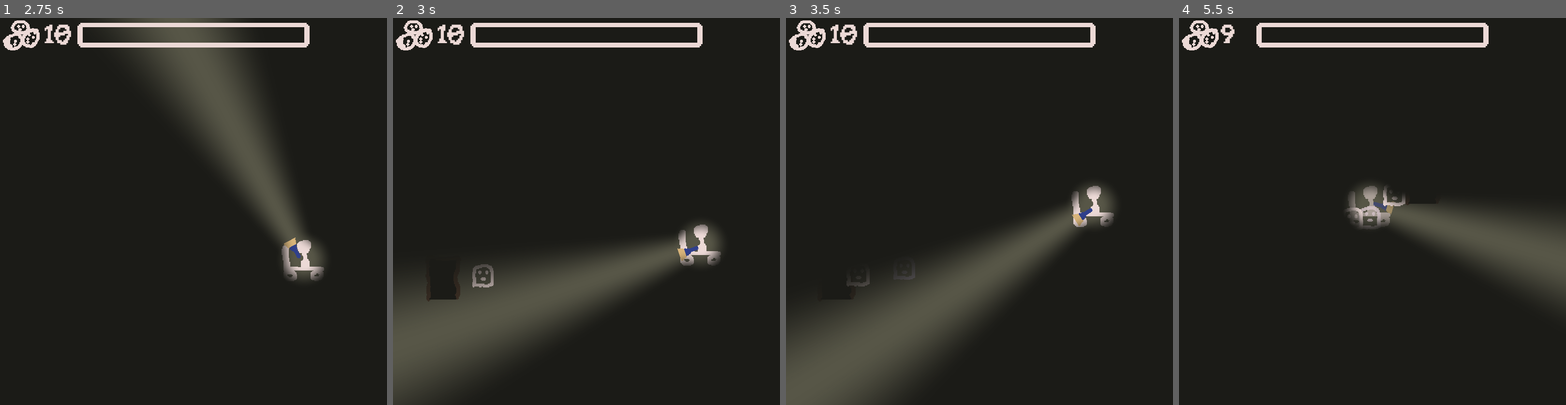
Above: before the commit, frames 1-4 (left to right).
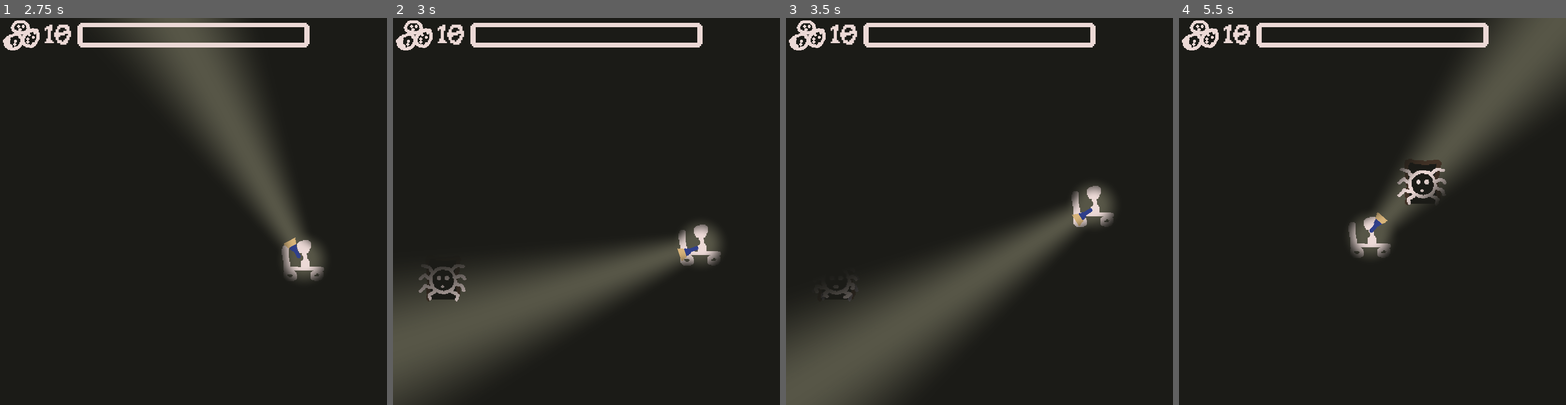
Above: after the commit, the same moments.

Repository: nolenroyalty/flashlight-survivors
Game: Godot game, scene res://Main.tscn
The game is run twice, just before and just after one commit, with the same random seed, the same clock (stepped at 60 frames per second) and the same inputs.
Inputs (mouse positions are in pixels of both pictures, inside the frame that each line leads up to):
- Up to frame 1 (2.75 s): tap Enter at 0.5 s; move the mouse to (278, 192) at 0.52 s; hold D (player_right) 0.53-1.28 s; move the mouse to (116, 230) at 1.27 s; hold S (player_down) 1.28-2.03 s; move the mouse to (232, 126) at 2.02 s; hold D (player_right) from 2.03 s (still down)
- Up to frame 2 (3 s): move the mouse to (567, 288) at 2.77 s; release D (player_right) at 2.78 s; hold W (player_up) from 2.78 s (still down)
- Up to frame 3 (3.5 s): keep holding W (player_up)
- Up to frame 4 (5.5 s): move the mouse to (1488, 269) at 3.52 s; release W (player_up) at 3.53 s; hold A (player_left) 3.53-5.03 s; tap Z (debug_spawn_door) at 4.15 s; move the mouse to (1256, 153) at 4.27 s; move the mouse to (1391, 211) at 5.02 s; hold S (player_down) from 5.03 s (still down)

Frame 1 is identical in both runs. In frame 2, 0.6% of the frame differs, in the area x 6-26%, y 63-74%; in frame 3, 0.2%; in frame 4, 17%, in the area x 10-100%, y 0-74%.

Commit message:
add rolling spider

Diff:
--- a/enemies/DefaultEnemy.tscn
+++ /dev/null
@@ -1,296 +0,0 @@
-[gd_scene load_steps=37 format=2]
-
-[ext_resource path="res://enemies/DefaultEnemy.gd" type="Script" id=1]
-[ext_resource path="res://Aseprite/ghost.png" type="Texture" id=2]
-[ext_resource path="res://Aseprite/spider.png" type="Texture" id=3]
-
-[sub_resource type="CircleShape2D" id=5]
-resource_local_to_scene = true
-
-[sub_resource type="Animation" id=3]
-length = 0.001
-tracks/0/type = "value"
-tracks/0/path = NodePath(".:scale")
-tracks/0/interp = 1
-tracks/0/loop_wrap = true
-tracks/0/imported = false
-tracks/0/enabled = true
-tracks/0/keys = {
-"times": PoolRealArray( 0 ),
-"transitions": PoolRealArray( 1 ),
-"update": 0,
-"values": [ Vector2( 1, 1 ) ]
-}
-tracks/1/type = "value"
-tracks/1/path = NodePath(".:modulate")
-tracks/1/interp = 1
-tracks/1/loop_wrap = true
-tracks/1/imported = false
-tracks/1/enabled = true
-tracks/1/keys = {
-"times": PoolRealArray( 0 ),
-"transitions": PoolRealArray( 1 ),
-"update": 0,
-"values": [ Color( 1, 1, 1, 1 ) ]
-}
-tracks/2/type = "value"
-tracks/2/path = NodePath(".:rotation_degrees")
-tracks/2/interp = 1
-tracks/2/loop_wrap = true
-tracks/2/imported = false
-tracks/2/enabled = true
-tracks/2/keys = {
-"times": PoolRealArray( 0 ),
-"transitions": PoolRealArray( 1 ),
-"update": 0,
-"values": [ 0.0 ]
-}
-
-[sub_resource type="Animation" id=2]
-resource_name = "damage"
-length = 0.75
-tracks/0/type = "value"
-tracks/0/path = NodePath(".:scale")
-tracks/0/interp = 2
-tracks/0/loop_wrap = true
-tracks/0/imported = false
-tracks/0/enabled = true
-tracks/0/keys = {
-"times": PoolRealArray( 0, 0.3, 0.6 ),
-"transitions": PoolRealArray( 1, 1, 1 ),
-"update": 0,
-"values": [ Vector2( 1, 1 ), Vector2( 1, 1 ), Vector2( 1, 1 ) ]
-}
-tracks/1/type = "value"
-tracks/1/path = NodePath(".:modulate")
-tracks/1/interp = 2
-tracks/1/loop_wrap = true
-tracks/1/imported = false
-tracks/1/enabled = true
-tracks/1/keys = {
-"times": PoolRealArray( 0, 0.4, 0.75 ),
-"transitions": PoolRealArray( 1, 1, 1 ),
-"update": 0,
-"values": [ Color( 1, 1, 1, 1 ), Color( 0.372549, 0.403922, 0.556863, 0.392157 ), Color( 1, 1, 1, 1 ) ]
-}
-
-[sub_resource type="Animation" id=4]
-resource_name = "die"
-length = 0.6
-tracks/0/type = "value"
-tracks/0/path = NodePath(".:rotation_degrees")
-tracks/0/interp = 1
-tracks/0/loop_wrap = true
-tracks/0/imported = false
-tracks/0/enabled = true
-tracks/0/keys = {
-"times": PoolRealArray( 0, 0.3 ),
-"transitions": PoolRealArray( 1, 1 ),
-"update": 0,
-"values": [ 0.0, 360.0 ]
-}
-tracks/1/type = "value"
-tracks/1/path = NodePath(".:scale")
-tracks/1/interp = 2
-tracks/1/loop_wrap = true
-tracks/1/imported = false
-tracks/1/enabled = true
-tracks/1/keys = {
-"times": PoolRealArray( 0, 0.6 ),
-"transitions": PoolRealArray( 1, 1 ),
-"update": 0,
-"values": [ Vector2( 1, 1 ), Vector2( 0.8, 0.8 ) ]
-}
-tracks/2/type = "value"
-tracks/2/path = NodePath(".:modulate")
-tracks/2/interp = 1
-tracks/2/loop_wrap = true
-tracks/2/imported = false
-tracks/2/enabled = true
-tracks/2/keys = {
-"times": PoolRealArray( 0, 0.6 ),
-"transitions": PoolRealArray( 1, 1 ),
-"update": 0,
-"values": [ Color( 1, 1, 1, 1 ), Color( 1, 1, 1, 0.392157 ) ]
-}
-
-[sub_resource type="Animation" id=8]
-resource_name = "spawn"
-length = 0.6
-tracks/0/type = "value"
-tracks/0/path = NodePath(".:scale")
-tracks/0/interp = 2
-tracks/0/loop_wrap = true
-tracks/0/imported = false
-tracks/0/enabled = true
-tracks/0/keys = {
-"times": PoolRealArray( 0, 0.3, 0.6 ),
-"transitions": PoolRealArray( 1, 1, 1 ),
-"update": 0,
-"values": [ Vector2( 0.1, 0.6 ), Vector2( 1.1, 1.05 ), Vector2( 1, 1 ) ]
-}
-
-[sub_resource type="CapsuleShape2D" id=23]
-radius = 14.0
-height = 4.0
-
-[sub_resource type="CapsuleShape2D" id=22]
-radius = 14.0
-height = 4.0
-
-[sub_resource type="AtlasTexture" id=14]
-atlas = ExtResource( 2 )
-region = Rect2( 128, 0, 32, 32 )
-
-[sub_resource type="AtlasTexture" id=15]
-atlas = ExtResource( 2 )
-region = Rect2( 160, 0, 32, 32 )
-
-[sub_resource type="AtlasTexture" id=16]
-atlas = ExtResource( 2 )
-region = Rect2( 192, 0, 32, 32 )
-
-[sub_resource type="AtlasTexture" id=17]
-atlas = ExtResource( 2 )
-region = Rect2( 224, 0, 32, 32 )
-
-[sub_resource type="AtlasTexture" id=18]
-atlas = ExtResource( 2 )
-region = Rect2( 256, 0, 32, 32 )
-
-[sub_resource type="AtlasTexture" id=19]
-atlas = ExtResource( 2 )
-region = Rect2( 288, 0, 32, 32 )
-
-[sub_resource type="AtlasTexture" id=20]
-atlas = ExtResource( 2 )
-region = Rect2( 320, 0, 32, 32 )
-
-[sub_resource type="AtlasTexture" id=21]
-atlas = ExtResource( 2 )
-region = Rect2( 352, 0, 32, 32 )
-
-[sub_resource type="AtlasTexture" id=24]
-atlas = ExtResource( 3 )
-region = Rect2( 512, 0, 64, 64 )
-
-[sub_resource type="AtlasTexture" id=25]
-atlas = ExtResource( 3 )
-region = Rect2( 448, 0, 64, 64 )
-
-[sub_resource type="AtlasTexture" id=26]
-atlas = ExtResource( 3 )
-region = Rect2( 384, 0, 64, 64 )
-
-[sub_resource type="AtlasTexture" id=27]
-atlas = ExtResource( 3 )
-region = Rect2( 320, 0, 64, 64 )
-
-[sub_resource type="AtlasTexture" id=28]
-atlas = ExtResource( 3 )
-region = Rect2( 256, 0, 64, 64 )
-
-[sub_resource type="AtlasTexture" id=29]
-atlas = ExtResource( 3 )
-region = Rect2( 0, 0, 64, 64 )
-
-[sub_resource type="AtlasTexture" id=30]
-atlas = ExtResource( 3 )
-region = Rect2( 64, 0, 64, 64 )
-
-[sub_resource type="AtlasTexture" id=31]
-atlas = ExtResource( 3 )
-region = Rect2( 128, 0, 64, 64 )
-
-[sub_resource type="AtlasTexture" id=32]
-atlas = ExtResource( 3 )
-region = Rect2( 192, 0, 64, 64 )
-
-[sub_resource type="AtlasTexture" id=33]
-atlas = ExtResource( 3 )
-region = Rect2( 256, 0, 64, 64 )
-
-[sub_resource type="AtlasTexture" id=34]
-atlas = ExtResource( 3 )
-region = Rect2( 320, 0, 64, 64 )
-
-[sub_resource type="AtlasTexture" id=35]
-atlas = ExtResource( 3 )
-region = Rect2( 384, 0, 64, 64 )
-
-[sub_resource type="AtlasTexture" id=36]
-atlas = ExtResource( 3 )
-region = Rect2( 448, 0, 64, 64 )
-
-[sub_resource type="AtlasTexture" id=37]
-atlas = ExtResource( 3 )
-region = Rect2( 512, 0, 64, 64 )
-
-[sub_resource type="AtlasTexture" id=9]
-atlas = ExtResource( 2 )
-region = Rect2( 0, 0, 32, 32 )
-
-[sub_resource type="AtlasTexture" id=10]
-atlas = ExtResource( 2 )
-region = Rect2( 32, 0, 32, 32 )
-
-[sub_resource type="AtlasTexture" id=11]
-atlas = ExtResource( 2 )
-region = Rect2( 64, 0, 32, 32 )
-
-[sub_resource type="SpriteFrames" id=13]
-animations = [ {
-"frames": [ SubResource( 14 ), SubResource( 15 ), SubResource( 16 ), SubResource( 17 ), SubResource( 18 ), SubResource( 19 ), SubResource( 20 ), SubResource( 21 ) ],
-"loop": true,
-"name": "die",
-"speed": 12.0
-}, {
-"frames": [ SubResource( 24 ), SubResource( 25 ), SubResource( 26 ), SubResource( 27 ), SubResource( 28 ) ],
-"loop": true,
-"name": "finish roll",
-"speed": 5.0
-}, {
-"frames": [ SubResource( 29 ), SubResource( 30 ), SubResource( 31 ), SubResource( 32 ), SubResource( 33 ), SubResource( 34 ), SubResource( 35 ), SubResource( 36 ), SubResource( 37 ) ],
-"loop": true,
-"name": "prepare-roll",
-"speed": 5.0
-}, {
-"frames": [ SubResource( 9 ), SubResource( 10 ), SubResource( 11 ) ],
-"loop": true,
-"name": "walk",
-"speed": 10.0
-} ]
-
-[node name="DefaultEnemy" type="KinematicBody2D"]
-collision_layer = 32
-collision_mask = 100
-script = ExtResource( 1 )
-
-[node name="Collision" type="CollisionShape2D" parent="."]
-shape = SubResource( 5 )
-
-[node name="AnimationPlayer" type="AnimationPlayer" parent="."]
-anims/RESET = SubResource( 3 )
-anims/damage = SubResource( 2 )
-anims/die = SubResource( 4 )
-anims/spawn = SubResource( 8 )
-
-[node name="Hurtbox" type="Area2D" parent="."]
-collision_layer = 8
-collision_mask = 2
-
-[node name="CollisionShape2D" type="CollisionShape2D" parent="Hurtbox"]
-scale = Vector2( 1.00275, 1 )
-shape = SubResource( 23 )
-
-[node name="Hitbox" type="Area2D" parent="."]
-collision_layer = 16
-
-[node name="Hitbox" type="CollisionShape2D" parent="Hitbox"]
-shape = SubResource( 22 )
-
-[node name="AnimatedSprite" type="AnimatedSprite" parent="."]
-frames = SubResource( 13 )
-animation = "walk"
-frame = 2
-playing = true
--- a/enemies/Doorway.gd
+++ b/enemies/Doorway.gd
@@ -5,6 +5,7 @@
 onready var anim = $AnimationPlayer
 
 var Ghost = preload("res://enemies/Ghost.tscn")
+var Spider = preload("res://enemies/Spider.tscn")
 
 var enemies_to_spawn = 0
 var enemies_spawned = 0
@@ -29,7 +30,7 @@
 		t.tween_property(self, "scale", U.v(1.2, 1.0), 0.3)
 		t.tween_property(self, "scale", U.v(1.0, 1.0), 0.3)
 		t.set_trans(Tween.TRANS_QUAD)
-		var enemy = Ghost.instance()
+		var enemy = Spider.instance()
 		get_parent().add_child(enemy)
 		enemy.position = position
 		enemies_spawned += 1
--- a/enemies/Ghost.tscn
+++ b/enemies/Ghost.tscn
@@ -205,7 +205,7 @@
 [node name="AnimatedSprite" type="AnimatedSprite" parent="." index="3"]
 frames = SubResource( 38 )
 animation = "walk"
-frame = 1
+frame = 2
 playing = true
 
 [node name="AnimationPlayer" type="AnimationPlayer" parent="." index="4"]
--- /dev/null
+++ b/enemies/Spider.gd
@@ -0,0 +1,78 @@
+extends BaseEnemy
+
+onready var sprite = $AnimatedSprite
+onready var roll_safeguard_timer = $RollSafeguard
+
+enum S { UNROLL, LOOK, START_ROLL, ROLLING }
+var state = S.UNROLL
+var roll_destination : Vector2
+const SPEED = 200
+const ROTATIONS_A_SECOND = 1
+
+func pick_roll_destiation():
+	var x = U.player.position.x + rand_range(-50, 50)
+	var y = U.player.position.y + rand_range(-50, 50)
+	x = min(max(x, 25), 475)
+	y = min(max(y, Constants.MIN_Y_ON_SCREEN + 25), 475)
+	roll_destination = U.v(x, y)
+
+func finished_rolling():
+	roll_safeguard_timer.stop()
+	var t = get_tree().create_tween()
+	t.tween_property(self, "rotation_degrees", 0.0, 0.1)
+	state = S.UNROLL
+	sprite.play("stop roll")
+
+func _physics_process(delta):
+	if state == S.ROLLING:
+		if position.distance_to(roll_destination) < 10:
+			finished_rolling()
+		else:
+			var dir = position.direction_to(roll_destination)
+			var _v = move_and_slide(dir * SPEED)
+			var rot = ROTATIONS_A_SECOND * 360 * delta
+			rotate(rad2deg(rot))
+
+func roll_safeguard_fired():
+	if state == S.ROLLING:
+		print("%s roll safeguard fired: stopping roll" % self)
+		finished_rolling()
+
+func animation_finished():
+	match state:
+		S.UNROLL:
+			state = S.LOOK
+			sprite.play("look")
+		S.LOOK:
+			state = S.START_ROLL
+			sprite.play("start roll")
+			roll_safeguard_timer.start(5.0)
+		S.START_ROLL:
+			state = S.ROLLING
+			pick_roll_destiation()
+			sprite.play("roll")
+		S.ROLLING:
+			pass
+
+func unroll_finished():
+	sprite.play("look")
+
+func play_spawn_animation():
+	pass
+
+func spawn():
+	scale = U.v(0.1, 0.6)
+	var t = get_tree().create_tween()
+	t.tween_property(self, "scale", U.v(1.1, 1.05), 2.5 / 8)
+	t.tween_property(self, "scale", U.v(1.0, 1.0), 2.5 / 8)
+	t.set_ease(Tween.EASE_OUT_IN)
+	t.set_trans(Tween.TRANS_QUAD)
+	sprite.play("stop roll")
+	t.tween_callback(self, "unroll_finished")
+
+func _ready():
+	randomize()
+	health = 10
+	sprite.connect("animation_finished", self, "animation_finished")
+	roll_safeguard_timer.connect("timeout", self, "roll_safeguard_fired")
+	spawn()
--- a/enemies/Spider.tscn
+++ b/enemies/Spider.tscn
@@ -1,17 +1,175 @@
-[gd_scene load_steps=4 format=2]
+[gd_scene load_steps=37 format=2]
 
-[ext_resource path="res://enemies/DefaultEnemy.tscn" type="PackedScene" id=1]
+[ext_resource path="res://enemies/BaseEnemy.tscn" type="PackedScene" id=1]
 [ext_resource path="res://enemies/Spider.gd" type="Script" id=2]
+[ext_resource path="res://Aseprite/spider.png" type="Texture" id=3]
 
-[sub_resource type="CircleShape2D" id=1]
-resource_local_to_scene = true
+[sub_resource type="CircleShape2D" id=11]
+radius = 18.0
+
+[sub_resource type="CircleShape2D" id=12]
+radius = 20.0
+
+[sub_resource type="AtlasTexture" id=13]
+atlas = ExtResource( 3 )
+region = Rect2( 0, 0, 64, 64 )
+
+[sub_resource type="AtlasTexture" id=14]
+atlas = ExtResource( 3 )
+region = Rect2( 64, 0, 64, 64 )
+
+[sub_resource type="AtlasTexture" id=15]
+atlas = ExtResource( 3 )
+region = Rect2( 128, 0, 64, 64 )
+
+[sub_resource type="AtlasTexture" id=16]
+atlas = ExtResource( 3 )
+region = Rect2( 192, 0, 64, 64 )
+
+[sub_resource type="AtlasTexture" id=17]
+atlas = ExtResource( 3 )
+region = Rect2( 256, 0, 64, 64 )
+
+[sub_resource type="AtlasTexture" id=18]
+atlas = ExtResource( 3 )
+region = Rect2( 320, 0, 64, 64 )
+
+[sub_resource type="AtlasTexture" id=19]
+atlas = ExtResource( 3 )
+region = Rect2( 384, 0, 64, 64 )
+
+[sub_resource type="AtlasTexture" id=20]
+atlas = ExtResource( 3 )
+region = Rect2( 448, 0, 64, 64 )
+
+[sub_resource type="AtlasTexture" id=21]
+atlas = ExtResource( 3 )
+region = Rect2( 512, 0, 64, 64 )
+
+[sub_resource type="AtlasTexture" id=22]
+atlas = ExtResource( 3 )
+region = Rect2( 576, 0, 64, 64 )
+
+[sub_resource type="AtlasTexture" id=23]
+atlas = ExtResource( 3 )
+region = Rect2( 640, 0, 64, 64 )
+
+[sub_resource type="AtlasTexture" id=24]
+atlas = ExtResource( 3 )
+region = Rect2( 704, 0, 64, 64 )
+
+[sub_resource type="AtlasTexture" id=25]
+atlas = ExtResource( 3 )
+region = Rect2( 0, 0, 64, 64 )
+
+[sub_resource type="AtlasTexture" id=26]
+atlas = ExtResource( 3 )
+region = Rect2( 64, 0, 64, 64 )
+
+[sub_resource type="AtlasTexture" id=27]
+atlas = ExtResource( 3 )
+region = Rect2( 128, 0, 64, 64 )
+
+[sub_resource type="AtlasTexture" id=28]
+atlas = ExtResource( 3 )
+region = Rect2( 192, 0, 64, 64 )
+
+[sub_resource type="AtlasTexture" id=29]
+atlas = ExtResource( 3 )
+region = Rect2( 512, 0, 64, 64 )
+
+[sub_resource type="AtlasTexture" id=30]
+atlas = ExtResource( 3 )
+region = Rect2( 576, 0, 64, 64 )
+
+[sub_resource type="AtlasTexture" id=31]
+atlas = ExtResource( 3 )
+region = Rect2( 640, 0, 64, 64 )
+
+[sub_resource type="AtlasTexture" id=32]
+atlas = ExtResource( 3 )
+region = Rect2( 704, 0, 64, 64 )
+
+[sub_resource type="AtlasTexture" id=33]
+atlas = ExtResource( 3 )
+region = Rect2( 256, 0, 64, 64 )
+
+[sub_resource type="AtlasTexture" id=34]
+atlas = ExtResource( 3 )
+region = Rect2( 320, 0, 64, 64 )
+
+[sub_resource type="AtlasTexture" id=35]
+atlas = ExtResource( 3 )
+region = Rect2( 384, 0, 64, 64 )
+
+[sub_resource type="AtlasTexture" id=36]
+atlas = ExtResource( 3 )
+region = Rect2( 448, 0, 64, 64 )
+
+[sub_resource type="AtlasTexture" id=37]
+atlas = ExtResource( 3 )
+region = Rect2( 512, 0, 64, 64 )
+
+[sub_resource type="AtlasTexture" id=38]
+atlas = ExtResource( 3 )
+region = Rect2( 512, 0, 64, 64 )
+
+[sub_resource type="AtlasTexture" id=39]
+atlas = ExtResource( 3 )
+region = Rect2( 448, 0, 64, 64 )
+
+[sub_resource type="AtlasTexture" id=40]
+atlas = ExtResource( 3 )
+region = Rect2( 384, 0, 64, 64 )
+
+[sub_resource type="AtlasTexture" id=41]
+atlas = ExtResource( 3 )
+region = Rect2( 320, 0, 64, 64 )
+
+[sub_resource type="AtlasTexture" id=42]
+atlas = ExtResource( 3 )
+region = Rect2( 256, 0, 64, 64 )
+
+[sub_resource type="SpriteFrames" id=43]
+animations = [ {
+"frames": [ SubResource( 13 ), SubResource( 14 ), SubResource( 15 ), SubResource( 16 ), SubResource( 17 ), SubResource( 18 ), SubResource( 19 ), SubResource( 20 ), SubResource( 21 ), SubResource( 22 ), SubResource( 23 ), SubResource( 24 ) ],
+"loop": false,
+"name": "default",
+"speed": 5.0
+}, {
+"frames": [ SubResource( 25 ), SubResource( 26 ), SubResource( 27 ), SubResource( 28 ) ],
+"loop": false,
+"name": "look",
+"speed": 8.0
+}, {
+"frames": [ SubResource( 29 ), SubResource( 30 ), SubResource( 31 ), SubResource( 32 ) ],
+"loop": true,
+"name": "roll",
+"speed": 8.0
+}, {
+"frames": [ SubResource( 33 ), SubResource( 34 ), SubResource( 35 ), SubResource( 36 ), SubResource( 37 ) ],
+"loop": false,
+"name": "start roll",
+"speed": 8.0
+}, {
+"frames": [ SubResource( 38 ), SubResource( 39 ), SubResource( 40 ), SubResource( 41 ), SubResource( 42 ) ],
+"loop": false,
+"name": "stop roll",
+"speed": 8.0
+} ]
 
 [node name="Spider" instance=ExtResource( 1 )]
 script = ExtResource( 2 )
 
-[node name="Collision" parent="." index="1"]
-shape = SubResource( 1 )
+[node name="Hitbox" type="CollisionShape2D" parent="Hitbox" index="0"]
+shape = SubResource( 11 )
 
-[node name="AnimatedSprite" parent="." index="5"]
-animation = "finish roll"
-frame = 4
+[node name="Hurtbox" type="CollisionShape2D" parent="Hurtbox" index="0"]
+shape = SubResource( 12 )
+
+[node name="AnimatedSprite" type="AnimatedSprite" parent="." index="3"]
+frames = SubResource( 43 )
+
+[node name="RollSafeguard" type="Timer" parent="." index="4"]
+wait_time = 5.0
+one_shot = true
Binary file changed: Aseprite/spider.aseprite
Binary file changed: Aseprite/spider.png
